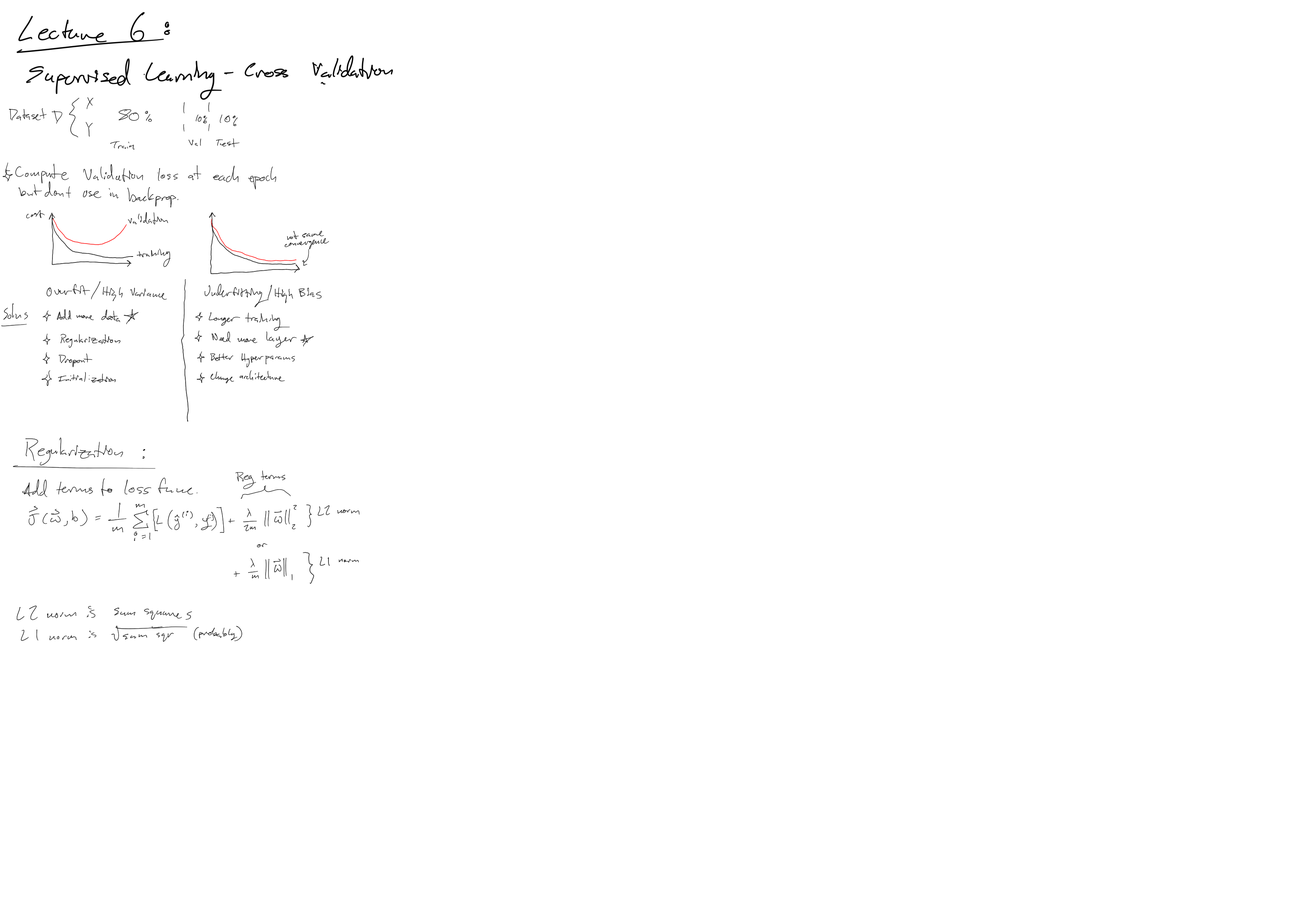
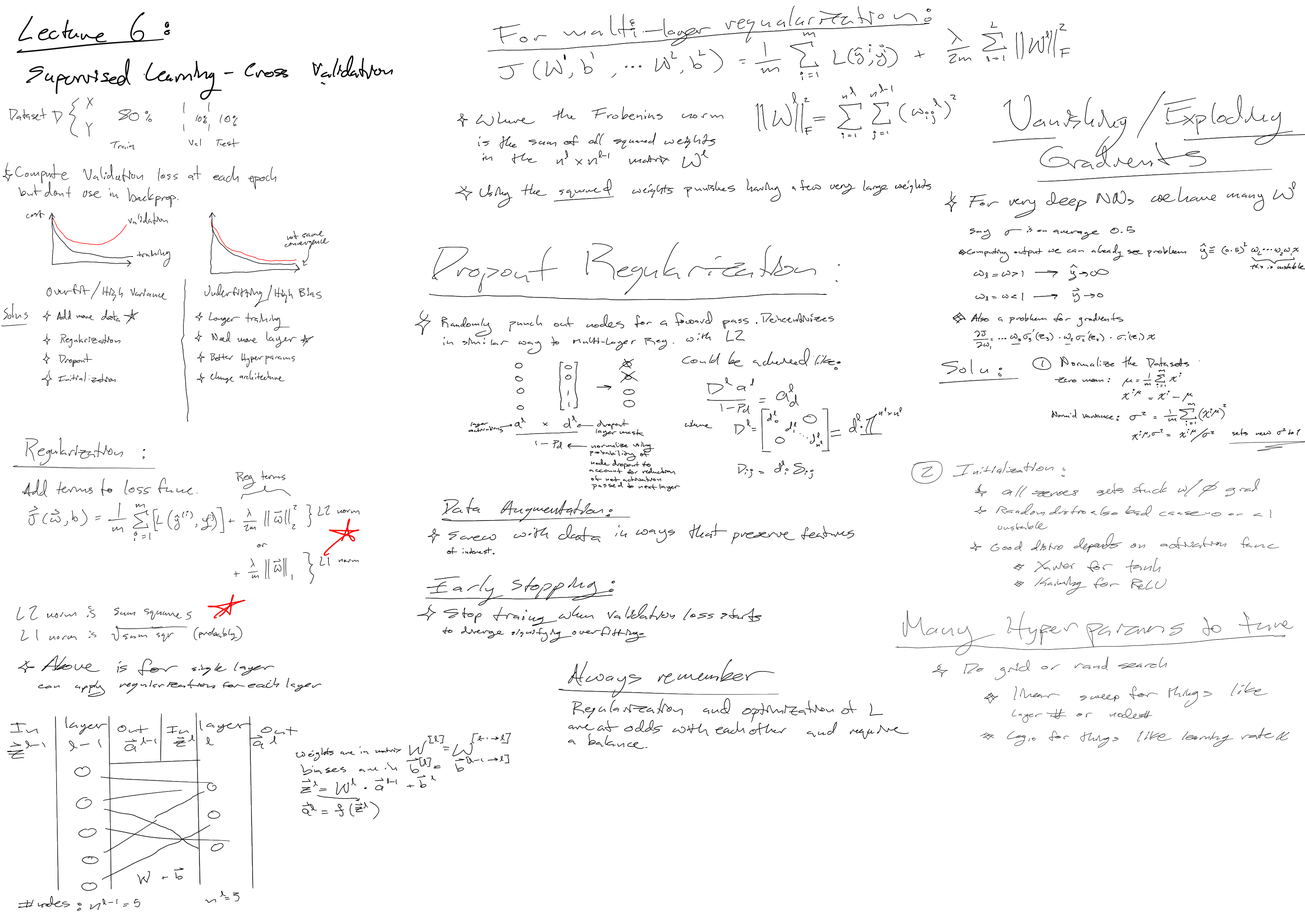
Layered file, before and after one edit (1305x922). Changes by layer:
painted on "Paint Layer 1" over [7, 5, 1305, 912]
